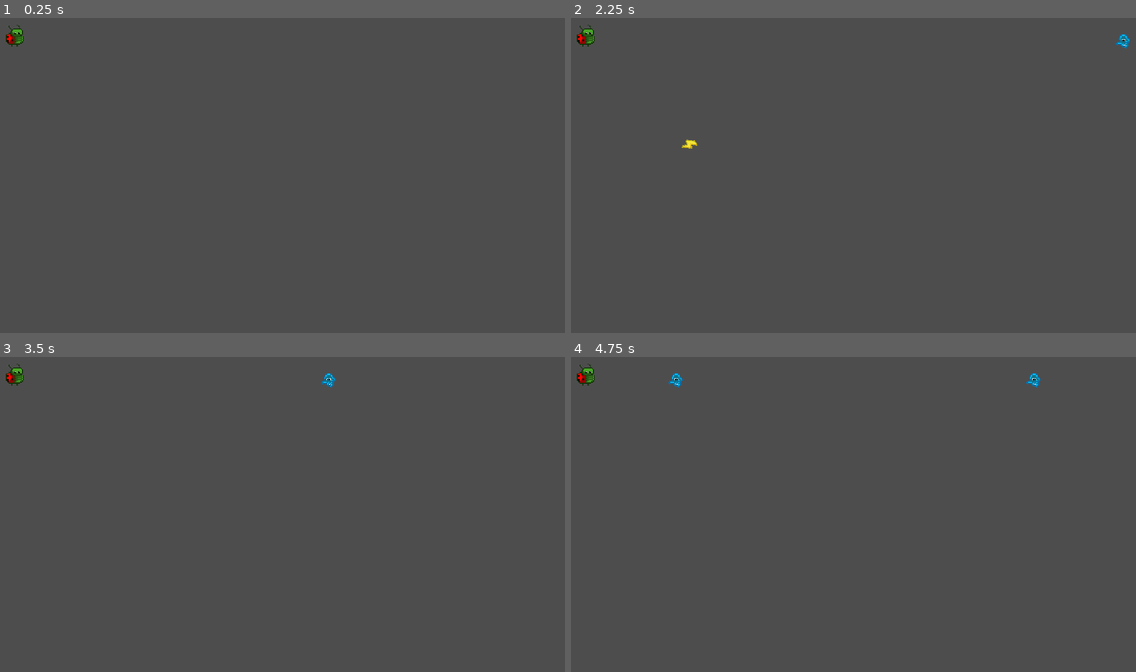
Above: before the commit, frames 1-4 (two rows, left to right).
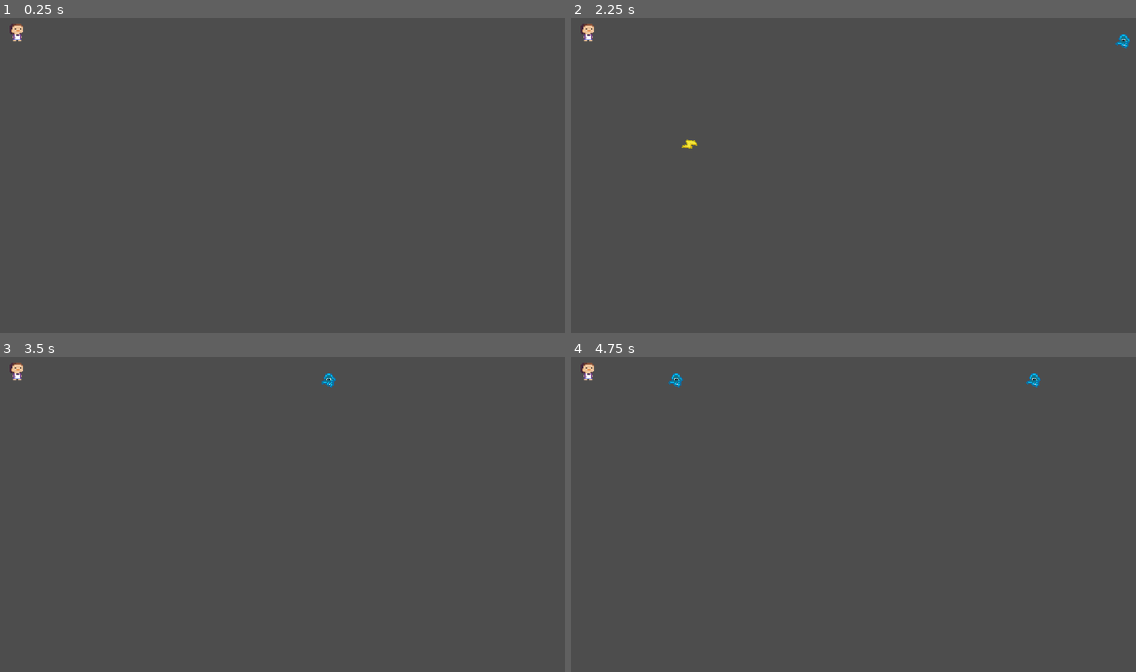
Above: after the commit, the same moments.

Repository: HypotheticalWhale/BabyThrowingSim
Game: Godot game, scene res://Scenes/Main.tscn
The game is run twice, just before and just after one commit, with the same random seed, the same clock (stepped at 60 frames per second) and the same inputs.
Inputs (mouse positions are in pixels of both pictures, inside the frame that each line leads up to):
- Up to frame 1 (0.25 s): no input
- Up to frame 2 (2.25 s): tap Enter at 0.5 s; move the mouse to (1045, 112) at 0.52 s; hold Space (shoot) 0.53-1.28 s; move the mouse to (729, 153) at 1.27 s; tap Space (shoot) at 1.35, 2 s; move the mouse to (955, 36) at 2.02 s; hold Space (shoot) from 2.03 s (still down)
- Up to frame 3 (3.5 s): move the mouse to (271, 558) at 2.77 s; release Space (shoot) at 2.78 s; tap Space (shoot) at 2.85 s
- Up to frame 4 (4.75 s): move the mouse to (1107, 536) at 3.52 s; hold Space (shoot) 3.53-4.28 s; move the mouse to (650, 407) at 4.27 s; tap Space (shoot) at 4.35 s

The runs differ from the first frame. In frame 1, 0.2% of the frame differs, in the area x 1-5%, y 1-10%; in frame 2, 0.2%; in frame 3, 0.2%; in frame 4, 0.2%.

Commit message:
mom joins the arena

Diff:
--- a/Player/Player.tscn
+++ b/Player/Player.tscn
@@ -1,7 +1,7 @@
 [gd_scene load_steps=4 format=3 uid="uid://c4hm1g85durbr"]
 
-[ext_resource type="Texture2D" uid="uid://bwwuv6me1wnxb" path="res://assets/Buggie.png" id="1_2f44i"]
 [ext_resource type="Script" path="res://Player/Player.gd" id="1_ynasf"]
+[ext_resource type="Texture2D" uid="uid://ox5174pwio7w" path="res://assets/Mom.png" id="2_ofyms"]
 
 [sub_resource type="CircleShape2D" id="CircleShape2D_qgiqf"]
 radius = 11.0
@@ -10,9 +10,7 @@
 script = ExtResource("1_ynasf")
 
 [node name="Sprite" type="Sprite2D" parent="."]
-texture = ExtResource("1_2f44i")
-hframes = 4
-vframes = 7
+texture = ExtResource("2_ofyms")
 
 [node name="reload_timer" type="Timer" parent="."]
 one_shot = true
Binary file added: assets/Mom.png
Not shown, added: assets/Mom.png.import
